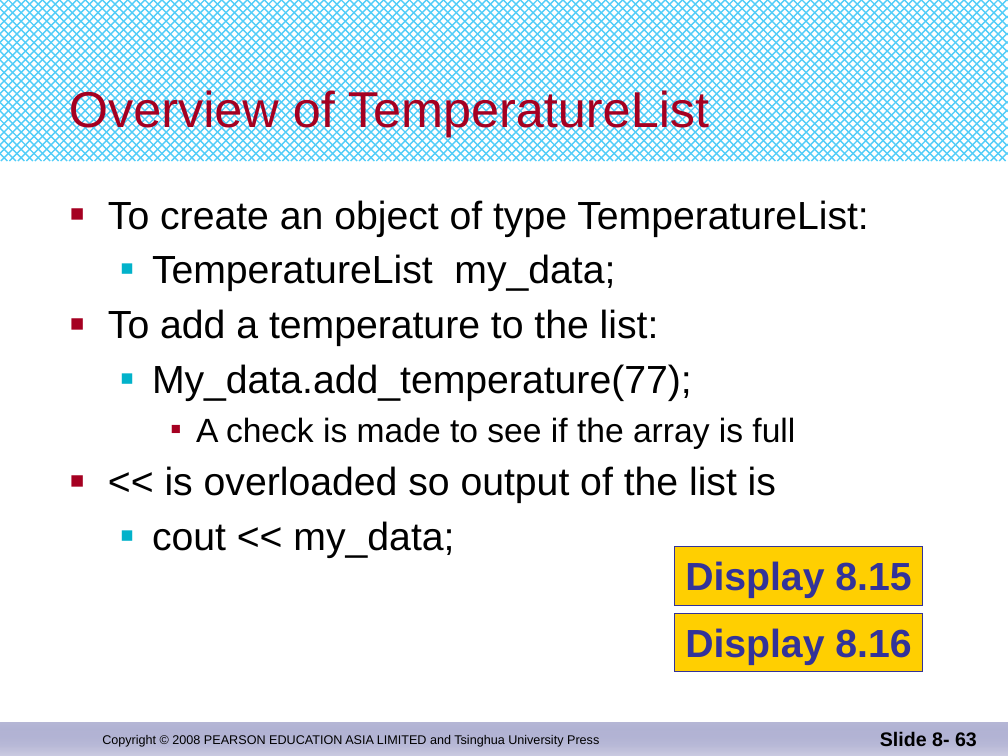
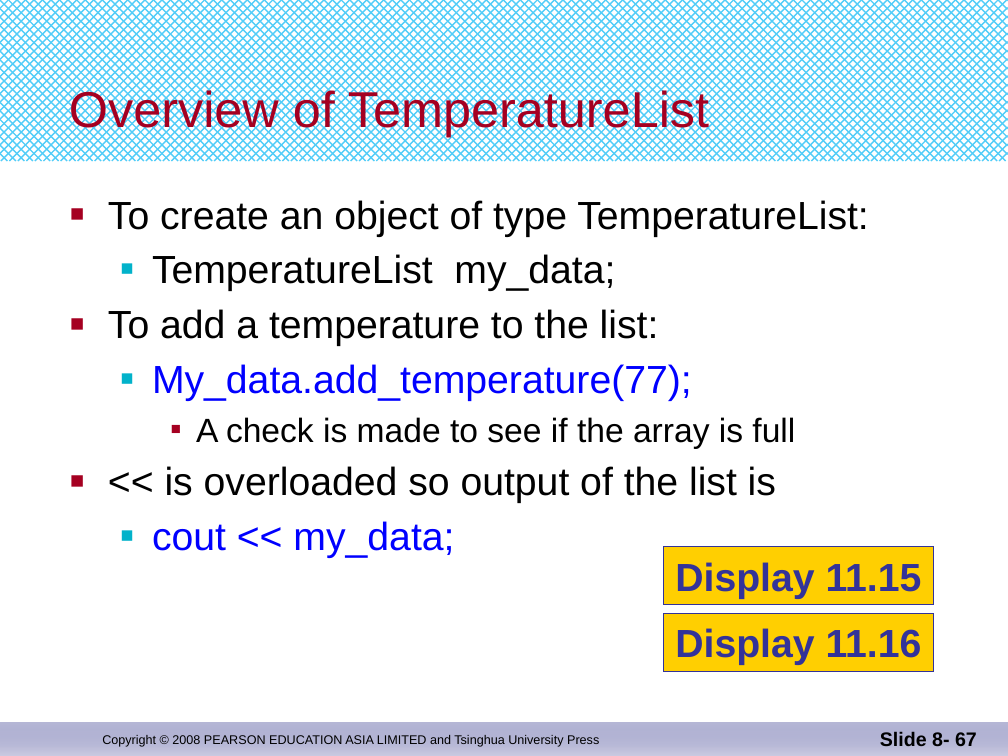
Before and after one commit to djuanbei/CPLUSPLUS, a slide deck: slide 67 of ppt/Chapter 11.pptx (slide 63 before the commit). Drawn at 1008x756 pixels with LibreOffice and Linux fonts; fonts in the diff are those of the drawing. Boxes give left, top, right and bottom in pixels: in the first picture for what was removed or moved away, otherwise in the second. Text is boxed around its words. In the diff, an @@ line names an element or a change of style, - is before the commit and + after.

```diff
--- a/ppt/Chapter 11.pptx
+++ b/ppt/Chapter 11.pptx
@@ text at (152,364,692,558): text colour #000000 to #0000FF in "My_data.add_temperature(77);", "cout << my_data;" @@
@@ rectangle "Display 11.15": place and size @@
-rectangle "Display 11.15" at (674,547,922,606)
+rectangle "Display 11.15" at (663,547,932,605)
@@ text in rectangle at (675,562,922,599): text changed @@
-Display 8.15
+Display 11.15
@@ rectangle "Display 11.16": place and size @@
-rectangle "Display 11.16" at (674,614,922,672)
+rectangle "Display 11.16" at (663,614,932,671)
@@ text in rectangle at (675,628,922,665): text changed @@
-Display 8.16
+Display 11.16
@@ page number at (880,731,977,746): text changed @@
-Slide 8- 63
+Slide 8- 67
```
Also in this commit, not shown: 41 other slides changed, 5 slides added, 1 slide removed, 1 other file.
